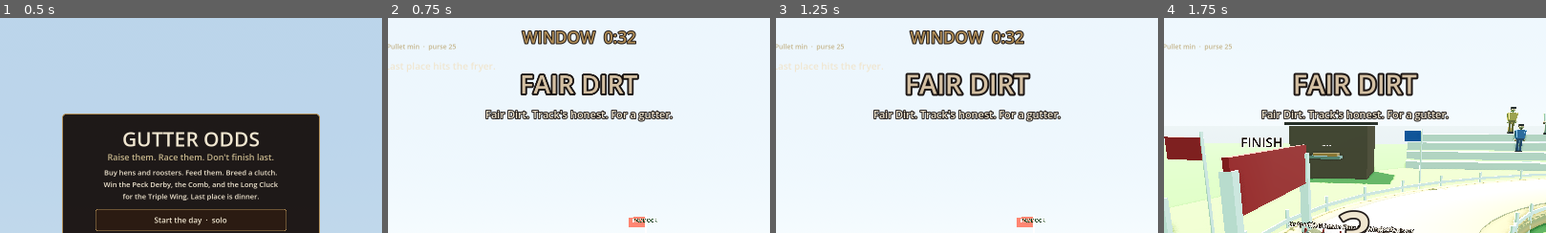
Above: before the commit, frames 1-4 (left to right).
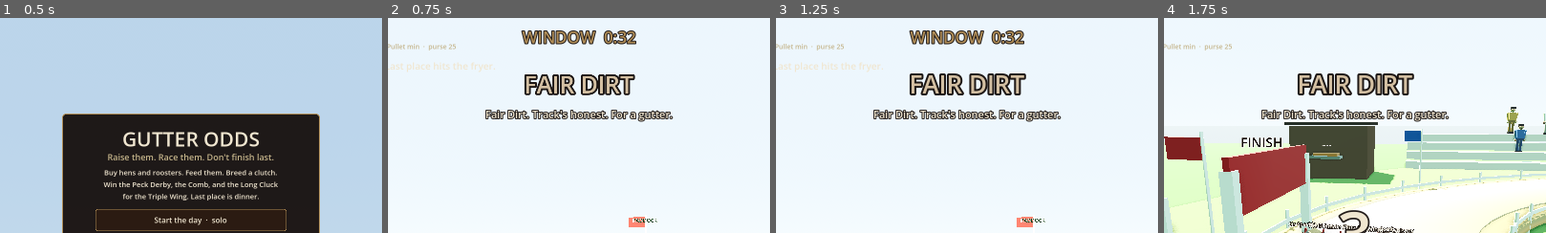
Above: after the commit, the same moments.

Repository: toadbros/gutter-odds
Game: Godot game, scene res://scenes/main.tscn
The game is run twice, just before and just after one commit, with the same random seed, the same clock (stepped at 60 frames per second) and the same inputs.
Inputs:
- Up to frame 1 (0.5 s): no input
- Up to frame 2 (0.75 s): click "Start the day · solo" at 0.5 s
- Up to frame 3 (1.25 s): no input
- Up to frame 4 (1.75 s): click "LOCK THE WINDOW" at 1.25 s
The pictures show only the part of the screen within x 25-75%, y 0-50%; the shares and areas given below are measured in that part.

Frame 1 is identical in both runs. In frame 2, 2.1% of the frame differs, in the area x 34-66%, y 25-36%; in frame 3, 2.5%, in the area x 33-67%, y 25-37%; in frame 4, 2.5%.

Commit message:
W1-T3: Drop stacked 3D yell labels; keep the HUD shout.
World-space HAWK/CORN banners were reprinting the HUD title. Oil
slicks get a gold rim, and race chatter no longer steals the yell line.

Co-authored-by: toadbros <toadbros@users.noreply.github.com>

Diff:
--- a/scripts/hud.gd
+++ b/scripts/hud.gd
@@ -198,16 +198,16 @@
 
 
 func show_callout(text: String) -> void:
-	var yelling := _yell_title and _yell_title.modulate.a > 0.05 and not _yell_title.text.is_empty()
-	if not yelling:
-		if _yell_title:
-			_yell_title.modulate.a = 0.0
-			_yell_title.text = ""
-		_callout.add_theme_font_size_override("font_size", 26)
-		_callout.add_theme_color_override("font_color", BRASS)
+	if _yell_title and _yell_title.modulate.a > 0.05 and not _yell_title.text.is_empty():
+		return
+	if _yell_title:
+		_yell_title.modulate.a = 0.0
+		_yell_title.text = ""
+	_callout.add_theme_font_size_override("font_size", 26)
+	_callout.add_theme_color_override("font_color", BRASS)
 	_callout.text = text
 	_callout.modulate.a = 1.0
-	_callout_time = maxf(_callout_time, 2.6)
+	_callout_time = 2.6
 
 
 func show_event_callout(text: String, event_id: int = 0) -> void:
@@ -215,9 +215,9 @@
 	if title.is_empty():
 		title = RaceChaos.condition_name(Game.card_condition()).to_upper()
 	var rank := RaceChaos.event_rank(event_id)
-	var size := 56
+	var size := 52
 	if event_id > 0:
-		size = 96 if rank <= 1 else (78 if rank == 2 else 62)
+		size = 86 if rank <= 1 else (70 if rank == 2 else 58)
 	if _yell_title:
 		_yell_title.text = title
 		_yell_title.modulate = Color.WHITE
@@ -588,7 +588,7 @@
 	_yell_title.offset_bottom = 188
 	_yell_title.horizontal_alignment = HORIZONTAL_ALIGNMENT_CENTER
 	_yell_title.vertical_alignment = VERTICAL_ALIGNMENT_CENTER
-	_yell_title.autowrap_mode = TextServer.AUTOWRAP_WORD_SMART
+	_yell_title.autowrap_mode = TextServer.AUTOWRAP_OFF
 	_yell_title.add_theme_color_override("font_outline_color", Color(0.06, 0.03, 0.02, 0.94))
 	_yell_title.add_theme_constant_override("outline_size", 16)
 	_yell_title.pivot_offset = Vector2(720, 50)
--- a/scripts/race_manager.gd
+++ b/scripts/race_manager.gd
@@ -298,11 +298,11 @@
 		return
 	apply_chaos_state(payload)
 	var line := str(payload.get("callout", RaceChaos.event_callout(live_event)))
+	var victim := str(payload.get("victim", ""))
+	if not victim.is_empty():
+		line = victim
 	if not line.is_empty():
 		Game.event_announce(line, live_event)
-	var victim := str(payload.get("victim", ""))
-	if not victim.is_empty():
-		Game.announce(victim, true)
 
 
 func _process(delta: float) -> void:
@@ -864,9 +864,8 @@
 	var victim := _strike_live_event()
 	_event_struck = true
 	var line := RaceChaos.event_callout(live_event)
-	Game.event_announce(line, live_event)
-	if not victim.is_empty():
-		Game.announce(victim, true)
+	var shown := victim if not victim.is_empty() else line
+	Game.event_announce(shown, live_event)
 	get_tree().call_group("stadium", "show_live_event", live_event, event_at)
 	NetPlay.send_race_event({
 		"card_condition": card_condition,
@@ -874,7 +873,7 @@
 		"event_t": event_t,
 		"event_dur": event_dur,
 		"event_at": event_at,
-		"callout": line,
+		"callout": shown,
 		"victim": victim,
 		"ended": false,
 	})
--- a/scripts/stadium.gd
+++ b/scripts/stadium.gd
@@ -575,7 +575,7 @@
 	slick.height = 0.07
 	slick.sides = 12
 	slick.position = Vector3(at.x, 0.27, at.z)
-	slick.material = GutterLooks.mat(color, 0.12, 0.82, color.lightened(0.2), 0.55)
+	slick.material = GutterLooks.mat(color, 0.08, 0.92, Color("6a5a28"), 1.4)
 	slick.use_collision = false
 	parent.add_child(slick)
 	var smear := CSGBox3D.new()
@@ -585,6 +585,14 @@
 	smear.material = GutterLooks.mat(color.lightened(0.08), 0.16, 0.7, color.lightened(0.15), 0.4)
 	smear.use_collision = false
 	parent.add_child(smear)
+	var rim := CSGCylinder3D.new()
+	rim.radius = radius + 0.22
+	rim.height = 0.03
+	rim.sides = 14
+	rim.position = Vector3(at.x, 0.275, at.z)
+	rim.material = GutterLooks.mat(Color("e8c03a"), 0.35, 0.15, Color("f0d060"), 1.6)
+	rim.use_collision = false
+	parent.add_child(rim)
 
 
 func _spawn_kernels(parent: Node3D, at: Vector3, count: int, size: float = 0.05) -> void:
@@ -649,8 +657,6 @@
 		_live_fx.add_child(k)
 	for i in 10:
 		_spawn_kernels(_live_fx, _path_point(clampf(frac + float(i - 5) * 0.04, 0.05, 0.95)), 4, 0.16)
-	var banner := _world_yell("CORN RAIN", at + Vector3(0, 3.1, 0), Color("e8c03a"))
-	_live_fx.add_child(banner)
 
 
 func _tick_corn_rain(delta: float) -> void:
@@ -682,8 +688,6 @@
 	_mesh_on(hawk, GutterLooks.box(Vector3(0.08, 0.08, 0.22)), beak, Vector3(0, 0.0, -0.82))
 	_mesh_on(hawk, GutterLooks.box(Vector3(0.18, 0.28, 0.12)), dark, Vector3(0, 0.16, 0.52))
 	_live_fx.add_child(hawk)
-	var yell := _world_yell("HAWK", at + Vector3(0, 4.4, 0), Color("e8a0a0"))
-	_live_fx.add_child(yell)
 	return hawk
 
 
@@ -732,8 +736,6 @@
 		_mesh_on(dog, GutterLooks.cyl(0.055, 0.28, 6), dark, Vector3(side * 0.14, 0.12, -0.28))
 		_mesh_on(dog, GutterLooks.cyl(0.055, 0.28, 6), dark, Vector3(side * 0.14, 0.12, 0.28))
 	_live_fx.add_child(dog)
-	var yell := _world_yell("LOOSE DOG", Vector3(0, 2.4, 0), Color("e8c090"))
-	_live_fx.add_child(yell)
 	return dog
 
 
@@ -760,8 +762,6 @@
 	puff.use_collision = false
 	_live_fx.add_child(puff)
 	_spawn_event_light(at, Color("f0ead8"), 5.5, 9.0)
-	var yell := _world_yell("FALSE GUN", at + Vector3(0, 1.4, 0), Color("f0ead8"))
-	_live_fx.add_child(yell)
 
 
 func _spawn_crowd_lean() -> void:
@@ -776,22 +776,6 @@
 		slab.use_collision = false
 		_live_fx.add_child(slab)
 	_spawn_event_light(Vector3(0, 2.6, 0), Color("8a3a4a"), 2.0, 14.0)
-	var yell := _world_yell("CROWD SQUEEZE", Vector3(0, 3.4, 0), Color("e8a0b0"))
-	_live_fx.add_child(yell)
-
-
-func _world_yell(text: String, at: Vector3, color: Color) -> Label3D:
-	var l := Label3D.new()
-	l.text = text
-	l.position = at
-	l.font_size = 72
-	l.pixel_size = 0.012
-	l.modulate = color
-	l.outline_size = 14
-	l.outline_modulate = Color("1a120e")
-	l.billboard = BaseMaterial3D.BILLBOARD_ENABLED
-	l.no_depth_test = true
-	return l
 
 
 func _mesh_on(parent: Node3D, mesh_res: Mesh, material: Material, pos: Vector3) -> MeshInstance3D:
